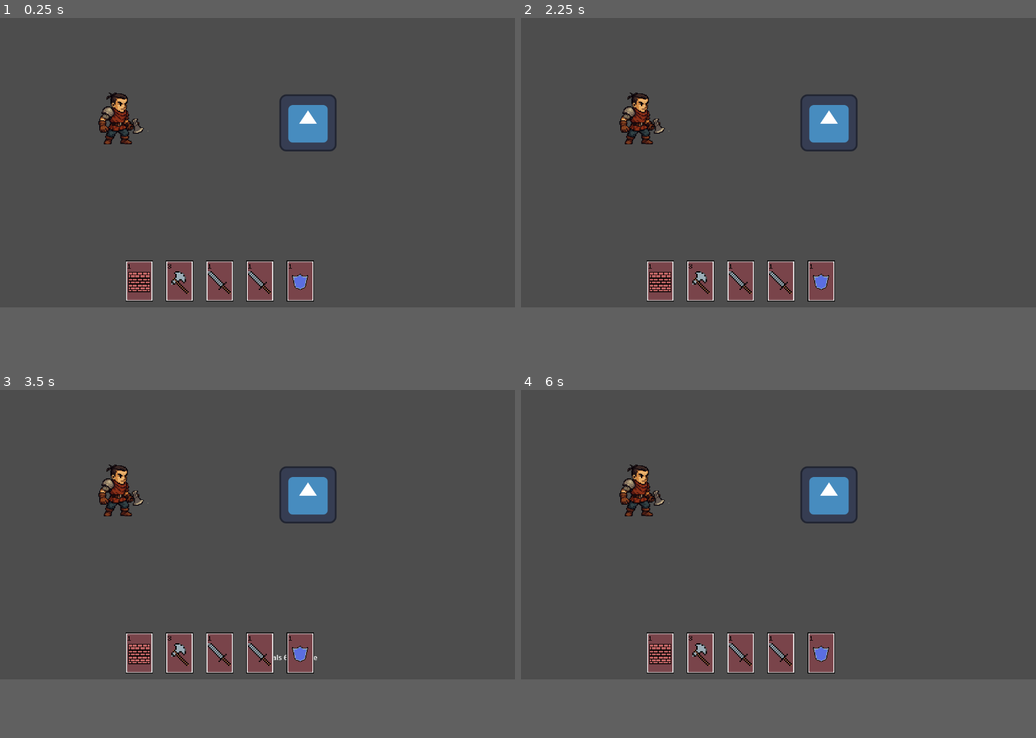
Above: before the commit, frames 1-4 (two rows, left to right).
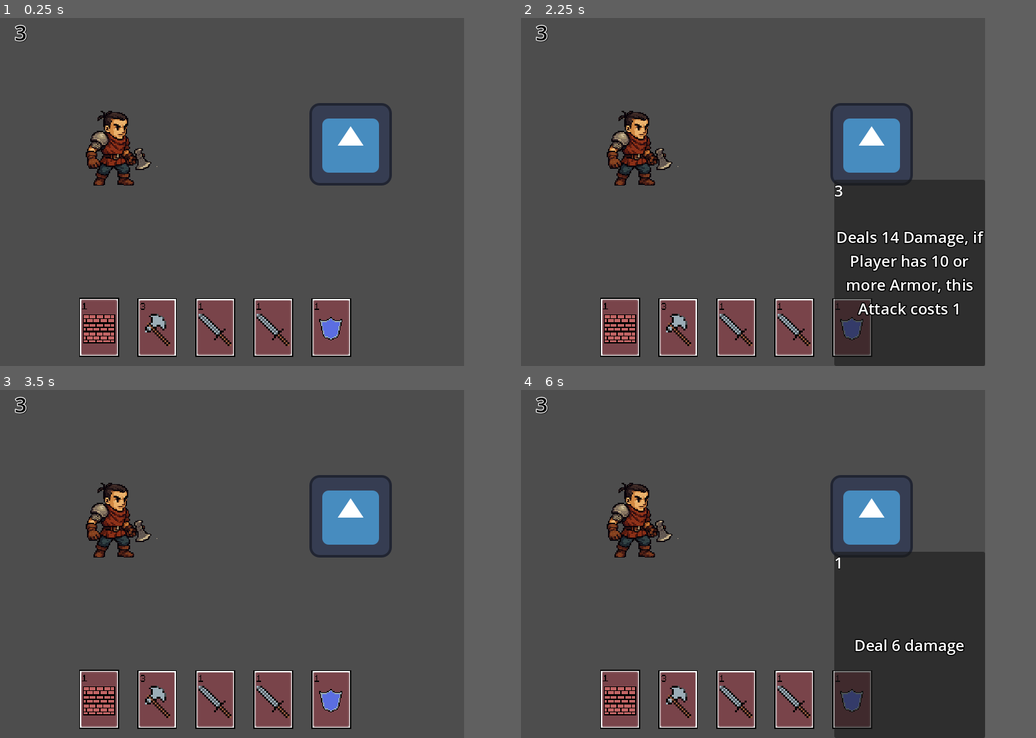
Above: after the commit, the same moments.

Repository: Xyloft94/cardGame
Game: Godot game, scene res://testLevel.tscn
Two runs of this game, one before a commit and one after it. Both use one fixed random seed, a clock stepped at 60 frames per second and the inputs below. The engine's default icon, where the game draws it, is replaced by a stand-in: a white triangle on a blue panel in a dark square.
Inputs (mouse positions are in pixels of both pictures, inside the frame that each line leads up to):
- Up to frame 1 (0.25 s): no input
- Up to frame 2 (2.25 s): tap Enter at 0.5, 2 s; move the mouse to (830, 122) at 0.52 s; hold Space (Space) 0.53-1.28 s; click (830, 122) at 0.67 s; move the mouse to (660, 282) at 1.27 s; tap Space (Space) at 1.35 s; click (660, 282) at 1.42 s; move the mouse to (701, 279) at 2.02 s; hold Space (Space) from 2.03 s (still down); click (701, 279) at 2.17 s
- Up to frame 3 (3.5 s): move the mouse to (221, 654) at 2.77 s; release Space (Space) at 2.78 s; tap Space (Space) at 2.85 s; click (221, 654) at 2.92 s
- Up to frame 4 (6 s): tap Enter at 3.5 s; move the mouse to (742, 654) at 3.52 s; hold Space (Space) 3.53-4.28 s; click (742, 654) at 3.67 s; move the mouse to (778, 654) at 4.27 s; tap Space (Space) at 4.35, 5.85 s; click (778, 654) at 4.42 s; move the mouse to (783, 654) at 5.02 s; hold Space (Space) 5.03-5.78 s; click (783, 654) at 5.17 s; move the mouse to (819, 654) at 5.77 s; click (819, 654) at 5.92 s
In our replay, the window is 799x449 before the commit and 720x540 after it. These sizes can differ from the game's own. Grey fills any space a smaller window leaves; there, only what the larger window draws over its background counts as a difference.

The runs differ from the first frame. In frame 1, 14% of the frame differs, in the area x 2-77%, y 1-98%; in frame 2, 28%; in frame 3, 14%; in frame 4, 28%, in the area x 2-91%, y 1-100%.

Commit message:
added card description ui, discard ability, hand arangement etc,

Diff:
--- a/cardgame/Cards/Brace.tscn
+++ b/cardgame/Cards/Brace.tscn
@@ -1,27 +1,39 @@
-[gd_scene load_steps=5 format=3 uid="uid://bg0xa36nq8dwx"]
+[gd_scene load_steps=7 format=3 uid="uid://bg0xa36nq8dwx"]
 
 [ext_resource type="Script" path="res://Node2D.gd" id="1_4acur"]
 [ext_resource type="Texture2D" uid="uid://c2mxjouh45u4t" path="res://Art/Brace_Warrior-export.png" id="2_8twwu"]
-[ext_resource type="PackedScene" uid="uid://ckf2srdid3krn" path="res://click_box.tscn" id="3_c5g1g"]
+[ext_resource type="PackedScene" uid="uid://ckf2srdid3krn" path="res://Components/click_box.tscn" id="3_c5g1g"]
+[ext_resource type="PackedScene" uid="uid://wyx11abynxo2" path="res://Components/cardBox.tscn" id="4_tqv5d"]
 
 [sub_resource type="RectangleShape2D" id="RectangleShape2D_qiqd0"]
 size = Vector2(41, 60)
+
+[sub_resource type="RectangleShape2D" id="RectangleShape2D_8bpqj"]
+size = Vector2(39.3333, 59.3333)
 
 [node name="Brace" type="Node2D"]
 scale = Vector2(1.5, 1.5)
 script = ExtResource("1_4acur")
 APcost = 1
-Discription = "Gain 4 armor, and 1 AP next turn"
+Description = "Gain 4 Armor,  Gain 1 AP next turn"
 
 [node name="Sprite2D" type="Sprite2D" parent="."]
 texture = ExtResource("2_8twwu")
 
 [node name="clickBox" parent="." node_paths=PackedStringArray("parent") instance=ExtResource("3_c5g1g")]
-player = true
+card = true
 parent = NodePath("..")
 
 [node name="CollisionShape2D" parent="clickBox" index="0"]
 position = Vector2(3.5, 1)
 shape = SubResource("RectangleShape2D_qiqd0")
 
+[node name="cardBox" parent="." node_paths=PackedStringArray("parent") instance=ExtResource("4_tqv5d")]
+parent = NodePath("..")
+
+[node name="CollisionShape2D" parent="cardBox" index="0"]
+position = Vector2(3, 1.66667)
+shape = SubResource("RectangleShape2D_8bpqj")
+
 [editable path="clickBox"]
+[editable path="cardBox"]
--- a/cardgame/Cards/Rage.tscn
+++ b/cardgame/Cards/Rage.tscn
@@ -1,27 +1,39 @@
-[gd_scene load_steps=5 format=3 uid="uid://cwyexamifo8qe"]
+[gd_scene load_steps=7 format=3 uid="uid://cwyexamifo8qe"]
 
 [ext_resource type="Script" path="res://Rage.gd" id="1_bb5n2"]
 [ext_resource type="Texture2D" uid="uid://cfeto25uf16og" path="res://Art/Rage_Warrior-export.png" id="2_0jil2"]
-[ext_resource type="PackedScene" uid="uid://ckf2srdid3krn" path="res://click_box.tscn" id="3_hqdse"]
+[ext_resource type="PackedScene" uid="uid://ckf2srdid3krn" path="res://Components/click_box.tscn" id="3_hqdse"]
+[ext_resource type="PackedScene" uid="uid://wyx11abynxo2" path="res://Components/cardBox.tscn" id="4_o8w6o"]
 
 [sub_resource type="RectangleShape2D" id="RectangleShape2D_sd45w"]
 size = Vector2(41, 60)
+
+[sub_resource type="RectangleShape2D" id="RectangleShape2D_mo725"]
+size = Vector2(40.6667, 58)
 
 [node name="Rage" type="Node2D"]
 scale = Vector2(1.5, 1.5)
 script = ExtResource("1_bb5n2")
 APcost = 1
-Discription = "Next attack gets +4 damage"
+Description = "Next Attack deals 4 more Damage"
 
 [node name="Sprite2D" type="Sprite2D" parent="."]
 texture = ExtResource("2_0jil2")
 
 [node name="clickBox" parent="." node_paths=PackedStringArray("parent") instance=ExtResource("3_hqdse")]
-player = true
+card = true
 parent = NodePath("..")
 
 [node name="CollisionShape2D" parent="clickBox" index="0"]
 position = Vector2(2.5, 2)
 shape = SubResource("RectangleShape2D_sd45w")
 
+[node name="cardBox" parent="." node_paths=PackedStringArray("parent") instance=ExtResource("4_o8w6o")]
+parent = NodePath("..")
+
+[node name="CollisionShape2D" parent="cardBox" index="0"]
+position = Vector2(2.33333, 1.66667)
+shape = SubResource("RectangleShape2D_mo725")
+
 [editable path="clickBox"]
+[editable path="cardBox"]
--- a/cardgame/Cards/Revenge.tscn
+++ b/cardgame/Cards/Revenge.tscn
@@ -1,27 +1,39 @@
-[gd_scene load_steps=5 format=3 uid="uid://cteqea5gs3csn"]
+[gd_scene load_steps=7 format=3 uid="uid://cteqea5gs3csn"]
 
 [ext_resource type="Script" path="res://Revenge.gd" id="1_xsccn"]
 [ext_resource type="Texture2D" uid="uid://bo7iw0kr8h33" path="res://Art/Revenge-export.png" id="2_ay61e"]
-[ext_resource type="PackedScene" uid="uid://ckf2srdid3krn" path="res://click_box.tscn" id="3_jt5m8"]
+[ext_resource type="PackedScene" uid="uid://ckf2srdid3krn" path="res://Components/click_box.tscn" id="3_jt5m8"]
+[ext_resource type="PackedScene" uid="uid://wyx11abynxo2" path="res://Components/cardBox.tscn" id="4_cd7ty"]
 
 [sub_resource type="RectangleShape2D" id="RectangleShape2D_b67pd"]
 size = Vector2(37, 58)
+
+[sub_resource type="RectangleShape2D" id="RectangleShape2D_0uflk"]
+size = Vector2(36.6667, 58)
 
 [node name="Revenge" type="Node2D"]
 scale = Vector2(1.5, 1.5)
 script = ExtResource("1_xsccn")
 APcost = 1
-Discription = "Deals 3 damage. If hurt last turn, deal 8 damage"
+Description = "Deal 3 Damage, if Hurt last turn, deal 8"
 
 [node name="Sprite2D" type="Sprite2D" parent="."]
 texture = ExtResource("2_ay61e")
 
 [node name="clickBox" parent="." node_paths=PackedStringArray("parent") instance=ExtResource("3_jt5m8")]
-player = true
+card = true
 parent = NodePath("..")
 
 [node name="CollisionShape2D" parent="clickBox" index="0"]
 position = Vector2(2.5, 2)
 shape = SubResource("RectangleShape2D_b67pd")
 
+[node name="cardBox" parent="." node_paths=PackedStringArray("parent") instance=ExtResource("4_cd7ty")]
+parent = NodePath("..")
+
+[node name="CollisionShape2D" parent="cardBox" index="0"]
+position = Vector2(2.33333, 2.33333)
+shape = SubResource("RectangleShape2D_0uflk")
+
 [editable path="clickBox"]
+[editable path="cardBox"]
--- a/cardgame/Cards/Shield.tscn
+++ b/cardgame/Cards/Shield.tscn
@@ -1,27 +1,39 @@
-[gd_scene load_steps=5 format=3 uid="uid://bfhfrca4pmlpb"]
+[gd_scene load_steps=7 format=3 uid="uid://bfhfrca4pmlpb"]
 
 [ext_resource type="Script" path="res://Shield.gd" id="1_fo4an"]
 [ext_resource type="Texture2D" uid="uid://dfr3jag0mq1rw" path="res://Art/Shield_Warrior-export.png" id="2_lirnx"]
-[ext_resource type="PackedScene" uid="uid://ckf2srdid3krn" path="res://click_box.tscn" id="3_vgqld"]
+[ext_resource type="PackedScene" uid="uid://ckf2srdid3krn" path="res://Components/click_box.tscn" id="3_vgqld"]
+[ext_resource type="PackedScene" uid="uid://wyx11abynxo2" path="res://Components/cardBox.tscn" id="4_70mvq"]
 
 [sub_resource type="RectangleShape2D" id="RectangleShape2D_sbeeb"]
 size = Vector2(39, 60)
+
+[sub_resource type="RectangleShape2D" id="RectangleShape2D_ltkwy"]
+size = Vector2(38, 58.6667)
 
 [node name="Shield" type="Node2D"]
 scale = Vector2(1.5, 1.5)
 script = ExtResource("1_fo4an")
 APcost = 1
-Discription = "Gain 4 armor"
+Description = "Gain 4 Armor"
 
 [node name="Sprite2D" type="Sprite2D" parent="."]
 texture = ExtResource("2_lirnx")
 
 [node name="clickBox" parent="." node_paths=PackedStringArray("parent") instance=ExtResource("3_vgqld")]
-player = true
+card = true
 parent = NodePath("..")
 
 [node name="CollisionShape2D" parent="clickBox" index="0"]
 position = Vector2(3.5, 1)
 shape = SubResource("RectangleShape2D_sbeeb")
 
+[node name="cardBox" parent="." node_paths=PackedStringArray("parent") instance=ExtResource("4_70mvq")]
+parent = NodePath("..")
+
+[node name="CollisionShape2D" parent="cardBox" index="0"]
+position = Vector2(2.33333, 1.33333)
+shape = SubResource("RectangleShape2D_ltkwy")
+
 [editable path="clickBox"]
+[editable path="cardBox"]
--- a/cardgame/Cards/Slice.tscn
+++ b/cardgame/Cards/Slice.tscn
@@ -1,9 +1,9 @@
 [gd_scene load_steps=7 format=3 uid="uid://f8br2n0fpxoh"]
 
 [ext_resource type="Script" path="res://Slice.gd" id="1_7h73y"]
-[ext_resource type="PackedScene" uid="uid://ckf2srdid3krn" path="res://click_box.tscn" id="2_ihjfm"]
+[ext_resource type="PackedScene" uid="uid://ckf2srdid3krn" path="res://Components/click_box.tscn" id="2_ihjfm"]
 [ext_resource type="Texture2D" uid="uid://4x8csmfrmnh4" path="res://Art/Slice_Warrior-export.png" id="3_ehrjd"]
-[ext_resource type="PackedScene" uid="uid://wyx11abynxo2" path="res://cardBox.tscn" id="4_a410s"]
+[ext_resource type="PackedScene" uid="uid://wyx11abynxo2" path="res://Components/cardBox.tscn" id="4_a410s"]
 
 [sub_resource type="RectangleShape2D" id="RectangleShape2D_mrp7w"]
 size = Vector2(43, 61)
@@ -15,10 +15,10 @@
 scale = Vector2(1.5, 1.5)
 script = ExtResource("1_7h73y")
 APcost = 1
-Discription = "Deals 6 damage"
+Description = "Deal 6 damage"
 
 [node name="clickBox" parent="." node_paths=PackedStringArray("parent") instance=ExtResource("2_ihjfm")]
-player = true
+card = true
 parent = NodePath("..")
 
 [node name="CollisionShape2D" parent="clickBox" index="0"]
--- a/cardgame/Cards/crushing_blow.tscn
+++ b/cardgame/Cards/crushing_blow.tscn
@@ -1,17 +1,39 @@
-[gd_scene load_steps=4 format=3 uid="uid://c8na1utjf2iwk"]
+[gd_scene load_steps=7 format=3 uid="uid://c8na1utjf2iwk"]
 
-[ext_resource type="Script" path="res://Crushing_Blow.gd" id="1_bd6i0"]
+[ext_resource type="Script" path="res://Scripts/Crushing_Blow.gd" id="1_bd6i0"]
 [ext_resource type="Texture2D" uid="uid://bwhgwcvnp7apn" path="res://Art/crushingBlow-export.png" id="2_0vvey"]
-[ext_resource type="PackedScene" uid="uid://ckf2srdid3krn" path="res://click_box.tscn" id="3_n2nli"]
+[ext_resource type="PackedScene" uid="uid://ckf2srdid3krn" path="res://Components/click_box.tscn" id="3_n2nli"]
+[ext_resource type="PackedScene" uid="uid://wyx11abynxo2" path="res://Components/cardBox.tscn" id="4_cdxdi"]
+
+[sub_resource type="RectangleShape2D" id="RectangleShape2D_sgyxo"]
+size = Vector2(40, 59.3333)
+
+[sub_resource type="RectangleShape2D" id="RectangleShape2D_tuojp"]
+size = Vector2(38.6667, 60.6667)
 
 [node name="Crushing_Blow" type="Node2D"]
 scale = Vector2(1.5, 1.5)
 script = ExtResource("1_bd6i0")
 APcost = 3
+Description = "Deals 14 Damage, if Player has 10 or more Armor, this Attack costs 1"
 
 [node name="Sprite2D" type="Sprite2D" parent="."]
 texture = ExtResource("2_0vvey")
 
 [node name="clickBox" parent="." node_paths=PackedStringArray("parent") instance=ExtResource("3_n2nli")]
-player = true
+card = true
 parent = NodePath("..")
+
+[node name="CollisionShape2D" parent="clickBox" index="0"]
+position = Vector2(2, 0.999999)
+shape = SubResource("RectangleShape2D_sgyxo")
+
+[node name="cardBox" parent="." node_paths=PackedStringArray("parent") instance=ExtResource("4_cdxdi")]
+parent = NodePath("..")
+
+[node name="CollisionShape2D" parent="cardBox" index="0"]
+position = Vector2(2, 1.66667)
+shape = SubResource("RectangleShape2D_tuojp")
+
+[editable path="clickBox"]
+[editable path="cardBox"]
--- a/cardgame/cardBox.tscn
+++ b/cardgame/Components/cardBox.tscn
@@ -1,6 +1,6 @@
 [gd_scene load_steps=2 format=3 uid="uid://wyx11abynxo2"]
 
-[ext_resource type="Script" path="res://cardBox.gd" id="1_vwkmq"]
+[ext_resource type="Script" path="res://Scripts/cardBox.gd" id="1_vwkmq"]
 
 [node name="cardBox" type="Area2D"]
 script = ExtResource("1_vwkmq")
--- a/cardgame/click_box.tscn
+++ b/cardgame/Components/click_box.tscn
@@ -1,6 +1,6 @@
 [gd_scene load_steps=2 format=3 uid="uid://ckf2srdid3krn"]
 
-[ext_resource type="Script" path="res://click_box.gd" id="1_ii0p6"]
+[ext_resource type="Script" path="res://Scripts/click_box.gd" id="1_ii0p6"]
 
 [node name="clickBox" type="Area2D"]
 script = ExtResource("1_ii0p6")
--- a/cardgame/EventBus.gd
+++ b/cardgame/EventBus.gd
@@ -2,3 +2,4 @@
 
 signal takenDamage(Name: String)
 signal newAP_Cost(amount: int)
+signal rearrangeHand()
--- a/cardgame/Node2D.gd
+++ b/cardgame/Node2D.gd
@@ -1,6 +1,7 @@
-extends "res://Card.gd"
+extends "res://Scripts/Card.gd"
 
 
 func play(target):
-	armor(4)
+	armor(4, target)
 	AP_nextTurn(1)
+	discard()
--- a/cardgame/Rage.gd
+++ b/cardgame/Rage.gd
@@ -1,4 +1,5 @@
-extends "res://Card.gd"
+extends "res://Scripts/Card.gd"
 
 func play(target):
-	temp_buffDamage(4)
+	temp_buffDamage(4, target)
+	discard()
--- a/cardgame/Revenge.gd
+++ b/cardgame/Revenge.gd
@@ -1,7 +1,8 @@
-extends "res://Card.gd"
+extends "res://Scripts/Card.gd"
 
 func play(target):
 	if gameManager.warriorHurt:
 		damage(8, target)
 	else:
 		damage(3, target)
+	discard()
--- a/cardgame/Card.gd
+++ b/cardgame/Scripts/Card.gd
@@ -3,7 +3,7 @@
 
 @onready var caster = get_tree().get_first_node_in_group("Warrior")
 @export var APcost :int
-@export var Discription :String
+@export var Description :String
 
 func _physics_process(delta):
 	pass
@@ -12,8 +12,8 @@
 	pass
 
 func discard():
-	#add one card to draw
-	pass
+	EventBus.emit_signal("rearrangeHand")
+	queue_free()
 
 func inHand():
 	pass
@@ -24,22 +24,24 @@
 	if target.has_method("takeDamage"):
 		target.takeDamage(amount)
 
-func armor(amount:int):
-	if caster.has_method("gainArmor"):
-		caster.gainArmor(amount)
+func armor(amount:int, target:Node):
+	if target.has_method("gainArmor"):
+		target.gainArmor(amount)
+		print(target.Name, amount)
 
-func temp_buffDamage(amount: int):
+func temp_buffDamage(amount: int, target:Node):
 	caster.temp_modDamage += amount
 
 func AP_nextTurn(amount: int):
 	gameManager.modAP = amount
 
 func showDiscription():
-	print("working?")
-	var label = gameManager.discriptionLabel
-	label.text = Discription
-	label.visible = true
-	label.global_position = global_position + Vector2(100, 0)
+	gameManager.showDescription(Description, APcost)
+	#var label = gameManager.discriptionLabel
+	#label.text = Discription
+	#label.visible = true
+	#label.global_position = global_position + Vector2(100, 0)
 
 func hideDiscription():
-	gameManager.discriptionLabel.visible = false
+	gameManager.hideDescription()
+	#gameManager.discriptionLabel.visible = false
--- a/cardgame/Crushing_Blow.gd
+++ b/cardgame/Scripts/Crushing_Blow.gd
@@ -1,4 +1,4 @@
-extends "res://Card.gd"
+extends "res://Scripts/Card.gd"
 
 func _physics_process(delta):
 	if caster.armor >= 10:
@@ -6,3 +6,4 @@
 
 func play(target):
 	damage(14, target)
+	discard()
--- /dev/null
+++ b/cardgame/Scripts/cardDescription.gd
@@ -0,0 +1,9 @@
+extends CanvasLayer
+
+@export var Card: Panel
+@export var Description: Label
+@export var costAP: Label
+@export var apLabel: Label
+
+func _ready():
+	apLabel.text = str(gameManager.totalAP)
--- a/cardgame/click_box.gd
+++ b/cardgame/Scripts/click_box.gd
@@ -1,19 +1,16 @@
 extends Area2D
 
-@export var enemy: bool
-@export var player: bool
+@export var card: bool
 @export var parent: Node2D
 var group :String
 
 
-func _ready():
-	if enemy:
-		add_to_group("Enemy")
+
 
 func _on_input_event(viewport: Node, event: InputEvent, shape_idx: int) -> void:
-	if player:
+	if card:
 		if event is InputEventMouseButton and event.is_pressed():
 			gameManager.selectedCard(parent)
-	if enemy:
+	else:
 		if event is InputEventMouseButton and event.is_pressed():
 			gameManager.selectedTarget(self)
--- a/cardgame/enemy.gd
+++ b/cardgame/Scripts/enemy.gd
@@ -8,6 +8,9 @@
 func _input(event):
 	if event.is_action_pressed("Space"):
 		Attack()
+
+func _physics_process(delta):
+	print(health)
 
 func takeDamage(damage: int):
 	health -= damage
--- a/cardgame/Shield.gd
+++ b/cardgame/Shield.gd
@@ -1,5 +1,6 @@
-extends "res://Card.gd"
+extends "res://Scripts/Card.gd"
 
 
 func play(target):
-	armor(4)
+	armor(4, target)
+	discard()
--- a/cardgame/Slice.gd
+++ b/cardgame/Slice.gd
@@ -1,4 +1,5 @@
-extends "res://Card.gd"
+extends "res://Scripts/Card.gd"
 
 func play(target):
 	damage(6, target)
+	discard()
--- /dev/null
+++ b/cardgame/battleUI.tscn
@@ -0,0 +1,67 @@
+[gd_scene load_steps=5 format=3 uid="uid://q75760mcnusx"]
+
+[ext_resource type="Script" path="res://Scripts/cardDescription.gd" id="1_hl4o5"]
+
+[sub_resource type="LabelSettings" id="LabelSettings_i6ygs"]
+font_size = 24
+outline_size = 6
+outline_color = Color(0, 0, 0, 1)
+
+[sub_resource type="LabelSettings" id="LabelSettings_akwsr"]
+font_size = 24
+outline_size = 3
+outline_color = Color(0, 0, 0, 1)
+
+[sub_resource type="LabelSettings" id="LabelSettings_asl6v"]
+font_size = 32
+font_color = Color(0.00392157, 0.00392157, 0.00392157, 1)
+outline_size = 5
+shadow_size = 5
+shadow_color = Color(0, 0, 0, 0.580392)
+
+[node name="battleUI" type="CanvasLayer" node_paths=PackedStringArray("Card", "Description", "costAP", "apLabel") groups=["UI"]]
+script = ExtResource("1_hl4o5")
+Card = NodePath("Card")
+Description = NodePath("Card/Description")
+costAP = NodePath("Card/costAP")
+apLabel = NodePath("apLabel")
+
+[node name="Card" type="Panel" parent="."]
+visible = false
+anchors_preset = 15
+anchor_right = 1.0
+anchor_bottom = 1.0
+offset_left = 486.0
+offset_top = 251.0
+grow_horizontal = 2
+grow_vertical = 2
+size_flags_horizontal = 8
+size_flags_vertical = 8
+
+[node name="Description" type="Label" parent="Card"]
+layout_mode = 1
+anchors_preset = 14
+anchor_top = 0.5
+anchor_right = 1.0
+anchor_bottom = 0.5
+offset_top = -17.0
+offset_bottom = 17.0
+grow_horizontal = 2
+grow_vertical = 2
+label_settings = SubResource("LabelSettings_i6ygs")
+horizontal_alignment = 1
+autowrap_mode = 3
+
+[node name="costAP" type="Label" parent="Card"]
+layout_mode = 1
+anchors_preset = 10
+anchor_right = 1.0
+offset_bottom = 23.0
+grow_horizontal = 2
+label_settings = SubResource("LabelSettings_akwsr")
+
+[node name="apLabel" type="Label" parent="."]
+offset_right = 65.0
+offset_bottom = 78.0
+label_settings = SubResource("LabelSettings_asl6v")
+horizontal_alignment = 1
--- /dev/null
+++ b/cardgame/cardDescription.tscn
@@ -0,0 +1,53 @@
+[gd_scene load_steps=4 format=3 uid="uid://clan82xa3sa6p"]
+
+[ext_resource type="Script" path="res://Scripts/cardDescription.gd" id="1_2o4v0"]
+
+[sub_resource type="LabelSettings" id="LabelSettings_i6ygs"]
+font_size = 24
+outline_size = 6
+outline_color = Color(0, 0, 0, 1)
+
+[sub_resource type="LabelSettings" id="LabelSettings_akwsr"]
+font_size = 24
+outline_size = 3
+outline_color = Color(0, 0, 0, 1)
+
+[node name="battleUI" type="CanvasLayer" node_paths=PackedStringArray("panel", "Description", "costAP") groups=["UI"]]
+script = ExtResource("1_2o4v0")
+panel = NodePath("Card")
+Description = NodePath("Card/Description")
+costAP = NodePath("Card/costAP")
+
+[node name="Card" type="Panel" parent="."]
+visible = false
+anchors_preset = 15
+anchor_right = 1.0
+anchor_bottom = 1.0
+offset_left = 771.0
+offset_top = 255.0
+grow_horizontal = 2
+grow_vertical = 2
+size_flags_horizontal = 8
+size_flags_vertical = 8
+
+[node name="Description" type="Label" parent="Card"]
+layout_mode = 1
+anchors_preset = 14
+anchor_top = 0.5
+anchor_right = 1.0
+anchor_bottom = 0.5
+offset_top = -16.5
+offset_bottom = 71.5
+grow_horizontal = 2
+grow_vertical = 2
+label_settings = SubResource("LabelSettings_i6ygs")
+horizontal_alignment = 1
+autowrap_mode = 3
+
+[node name="costAP" type="Label" parent="Card"]
+layout_mode = 1
+anchors_preset = 10
+anchor_right = 1.0
+offset_bottom = 23.0
+grow_horizontal = 2
+label_settings = SubResource("LabelSettings_akwsr")
--- a/cardgame/enemy.tscn
+++ b/cardgame/enemy.tscn
@@ -1,8 +1,8 @@
 [gd_scene load_steps=5 format=3 uid="uid://b0d7t8gi0wlq0"]
 
 [ext_resource type="Texture2D" uid="uid://bwcpbfmptww7e" path="res://icon.svg" id="1_wgbni"]
-[ext_resource type="Script" path="res://enemy.gd" id="1_yrbui"]
-[ext_resource type="PackedScene" uid="uid://ckf2srdid3krn" path="res://click_box.tscn" id="2_yh3eq"]
+[ext_resource type="Script" path="res://Scripts/enemy.gd" id="1_yrbui"]
+[ext_resource type="PackedScene" uid="uid://ckf2srdid3krn" path="res://Components/click_box.tscn" id="2_yh3eq"]
 
 [sub_resource type="RectangleShape2D" id="RectangleShape2D_glsvb"]
 size = Vector2(126, 125)
--- a/cardgame/game_manager.gd
+++ b/cardgame/game_manager.gd
@@ -8,6 +8,7 @@
 var wizardHurt: bool
 var currentTurn = TurnOrder.PLAYER
 #var Player = get_tree().get_first_node_in_group("Player")
+var battleUI :CanvasLayer = null
 enum TurnOrder {PLAYER, ENEMY}
 
 
@@ -16,13 +17,14 @@
 
 func selectedCard(card: Node):
 	chosenCard = card
-	print(card.Discription)
 
 func selectedTarget(target: Node):
 	if chosenCard and chosenCard.APcost <= totalAP:
 		chosenCard.play(target.parent)
 		totalAP = (totalAP - chosenCard.APcost)
+		battleUI.apLabel.text = str(totalAP)
 		print(totalAP)
+
 
 func enemyTurn():
 	pass
@@ -39,6 +41,8 @@
 func endEnemyTurn():
 	resetAP()
 	currentTurn = TurnOrder.PLAYER
+	totalAP = (totalAP + modAP)
+	battleUI.apLabel = totalAP
 
 
 func takenDamage(Name:String):
@@ -57,3 +61,11 @@
 		totalAP
 		totalAP = (modAP + 3)
 	totalAP = 3
+
+func showDescription(Description:String, cost:int):
+	battleUI.Card.visible = true
+	battleUI.Description.text = Description
+	battleUI.costAP.text = (str(cost))
+
+func hideDescription():
+	battleUI.Card.visible = false
--- a/cardgame/handUI.gd
+++ b/cardgame/handUI.gd
@@ -2,6 +2,9 @@
 
 var spacing: int = 90
 var centerOffset: Vector2 = Vector2.ZERO
+
+func _ready():
+	EventBus.connect("rearrangeHand", Callable(self, "rearrangeHand"))
 
 func arrangeHand():
 	var count = get_child_count()
@@ -14,3 +17,7 @@
 	for i in range(count):
 		var card = get_child(i)
 		card.position = Vector2(leftmostCardPosition + i * spacing, 0) + centerOffset
+
+func rearrangeHand():
+	await get_tree().create_timer(.25).timeout
+	arrangeHand()
--- a/cardgame/project.godot
+++ b/cardgame/project.godot
@@ -20,6 +20,12 @@
 gameManager="*res://gameManager.tscn"
 EventBus="*res://EventBus.gd"
 
+[display]
+
+window/size/viewport_width=720
+window/size/viewport_height=540
+window/stretch/mode="viewport"
+
 [input]
 
 Space={
--- /dev/null
+++ b/cardgame/testLevel.gd
@@ -0,0 +1,5 @@
+extends Node2D
+
+
+func _ready():
+	gameManager.battleUI = $battleUI
--- a/cardgame/testLevel.tscn
+++ b/cardgame/testLevel.tscn
@@ -1,17 +1,22 @@
-[gd_scene load_steps=4 format=3 uid="uid://6a6hqqmue5mn"]
+[gd_scene load_steps=6 format=3 uid="uid://6a6hqqmue5mn"]
 
+[ext_resource type="Script" path="res://testLevel.gd" id="1_komnh"]
 [ext_resource type="PackedScene" uid="uid://b0d7t8gi0wlq0" path="res://enemy.tscn" id="2_pm7cg"]
 [ext_resource type="PackedScene" uid="uid://1p1nehy4edb8" path="res://handUI.tscn" id="3_2cuvp"]
 [ext_resource type="PackedScene" uid="uid://cdw86nxxni67b" path="res://warriorTest.tscn" id="3_uivg0"]
+[ext_resource type="PackedScene" uid="uid://q75760mcnusx" path="res://battleUI.tscn" id="5_hilpl"]
 
-[node name="Node2D" type="Node2D"]
+[node name="testLevel" type="Node2D"]
+script = ExtResource("1_komnh")
 
 [node name="enemy" parent="." instance=ExtResource("2_pm7cg")]
-position = Vector2(701, 230)
+position = Vector2(556, 191)
 
 [node name="warriorTest" parent="." node_paths=PackedStringArray("handContainer") instance=ExtResource("3_uivg0")]
-position = Vector2(267, 224)
+position = Vector2(180, 201)
 handContainer = NodePath("../handUI")
 
 [node name="handUI" parent="." instance=ExtResource("3_2cuvp")]
-position = Vector2(488, 587)
+position = Vector2(330, 478)
+
+[node name="battleUI" parent="." instance=ExtResource("5_hilpl")]
--- a/cardgame/warriorTest.tscn
+++ b/cardgame/warriorTest.tscn
@@ -1,11 +1,15 @@
-[gd_scene load_steps=4 format=3 uid="uid://cdw86nxxni67b"]
+[gd_scene load_steps=6 format=3 uid="uid://cdw86nxxni67b"]
 
 [ext_resource type="Script" path="res://warriorTest.gd" id="1_qx86s"]
 [ext_resource type="Texture2D" uid="uid://f2bdeb6jim0c" path="res://Art/warriorSprite.png" id="1_tijxr"]
+[ext_resource type="PackedScene" uid="uid://ckf2srdid3krn" path="res://Components/click_box.tscn" id="3_r72qb"]
 
 [sub_resource type="CapsuleShape2D" id="CapsuleShape2D_fwffa"]
 radius = 29.0
 height = 124.0
+
+[sub_resource type="RectangleShape2D" id="RectangleShape2D_i5vb2"]
+size = Vector2(75, 112)
 
 [node name="warriorTest" type="CharacterBody2D" groups=["Player", "Warrior"]]
 script = ExtResource("1_qx86s")
@@ -17,3 +21,12 @@
 [node name="CollisionShape2D" type="CollisionShape2D" parent="."]
 position = Vector2(3, 3)
 shape = SubResource("CapsuleShape2D_fwffa")
+
+[node name="clickBox" parent="." node_paths=PackedStringArray("parent") instance=ExtResource("3_r72qb")]
+parent = NodePath("..")
+
+[node name="CollisionShape2D" parent="clickBox" index="0"]
+position = Vector2(-4.5, 4)
+shape = SubResource("RectangleShape2D_i5vb2")
+
+[editable path="clickBox"]
Renamed: cardgame/cardBox.gd -> cardgame/Scripts/cardBox.gd
